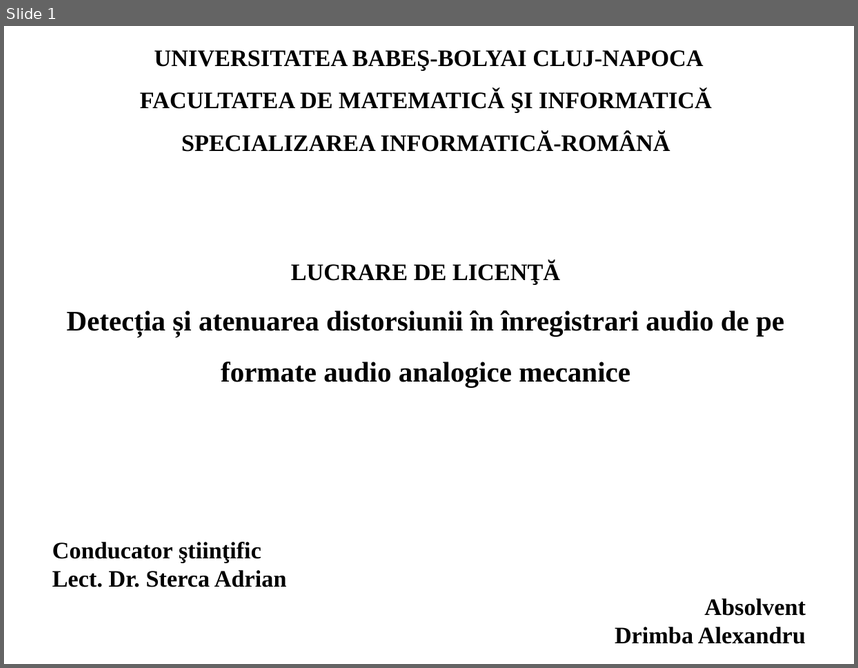
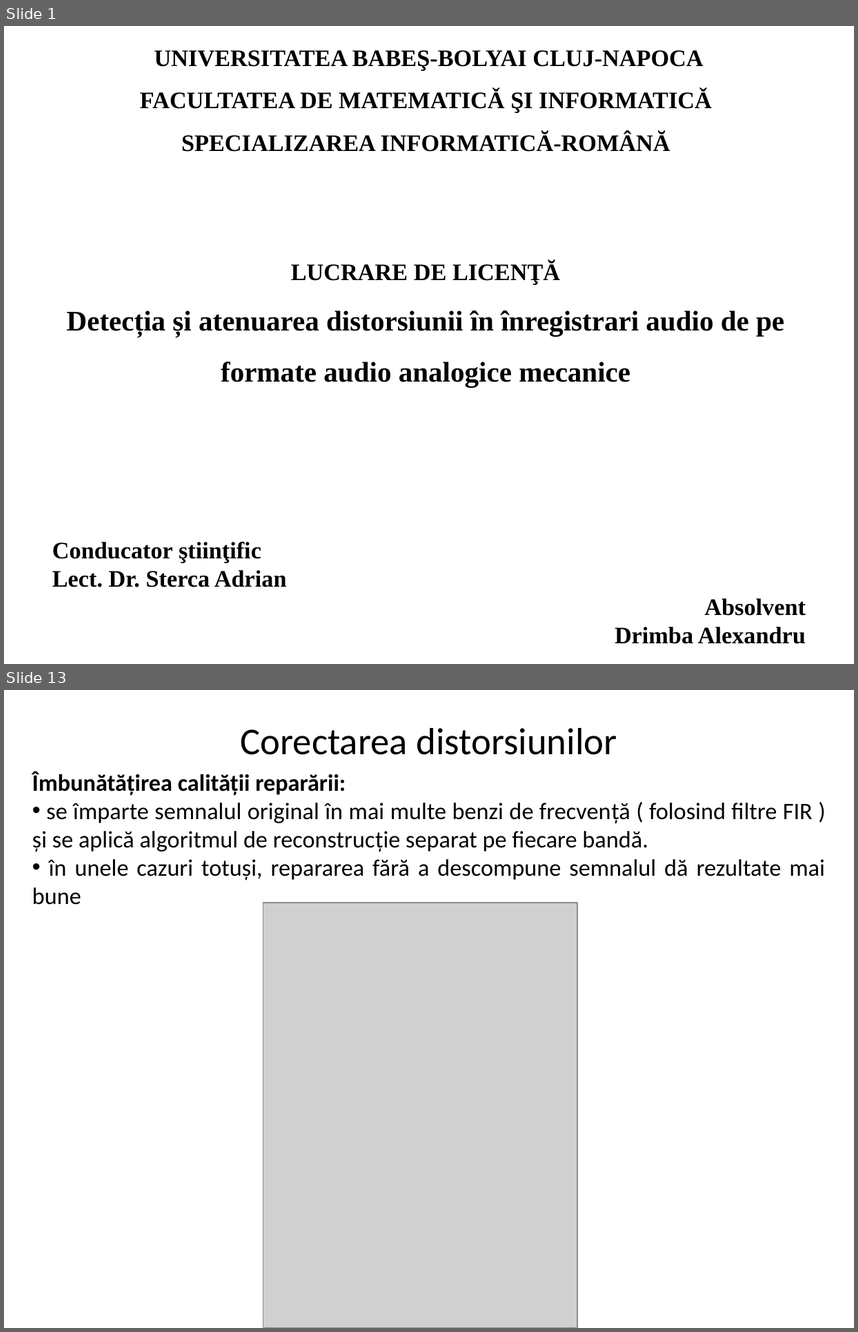
Before and after one commit to DrimbaAlexandru/Discuri, a slide deck: docs/Prezentare.pptx. Shown one above the other, each under a label of ours: slide 1 before the commit, slides 1 and 13 after it; the slides between them are not shown. The pictures are 858x668 and 858x1332 pixels, drawn with LibreOffice and Linux fonts; fonts in the diff are those of the drawing; grey boxes stand for pictures. Boxes give left, top, right and bottom in pixels: in the first picture for what was removed or moved away, otherwise in the second. Text is boxed around its words. In the diff, an @@ line names an element or a change of style, - is before the commit and + after.

```diff
--- a/docs/Prezentare.pptx
+++ b/docs/Prezentare.pptx
@@ slide 13 added at [4, 690, 854, 1328], background #FFFFFF @@
@@ text added at [240, 728, 617, 755], 32 pt, text #000000 @@
+Corectarea distorsiunilor
@@ text added at [32, 771, 825, 905], 20 pt, text #000000 @@
+Îmbunătățirea calității reparării:
+• se împarte semnalul original în mai multe benzi de frecvență ( folosind filtre FIR ) și se aplică algoritmul de reconstrucție separat pe fiecare bandă.
+• în unele cazuri totuși, repararea fără a descompune semnalul dă rezultate mai bune
@@ rectangle added at [150, 889, 708, 1328], fill #FFFFFF @@
@@ picture added at [263, 903, 578, 1328] @@
```
Also in this commit, not shown: 7 slides changed, 5 other slides added, 1 slide removed.
